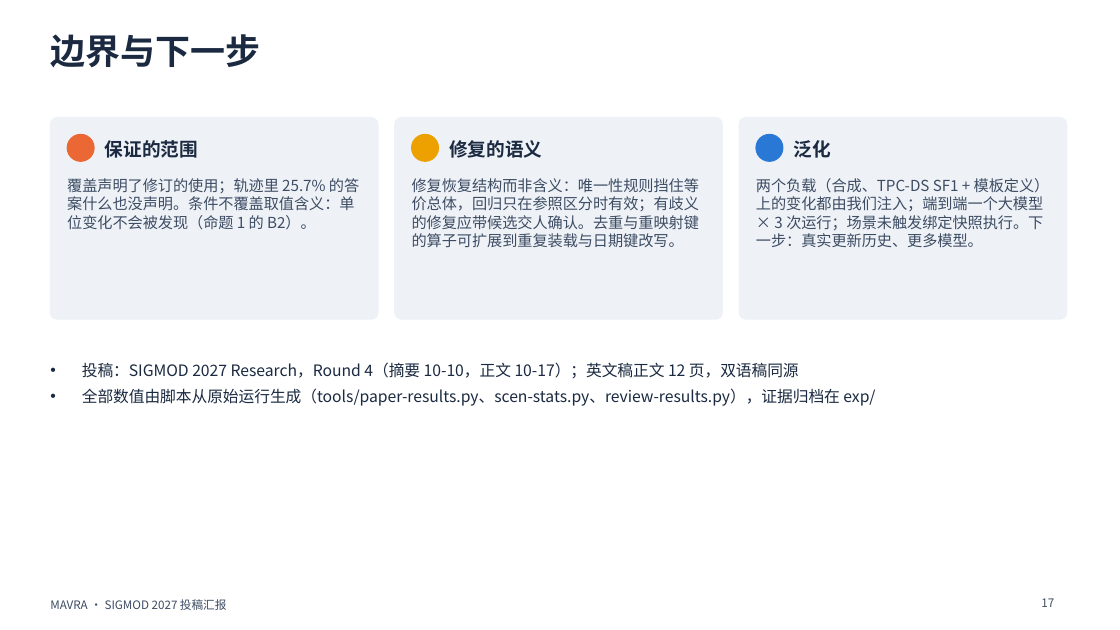
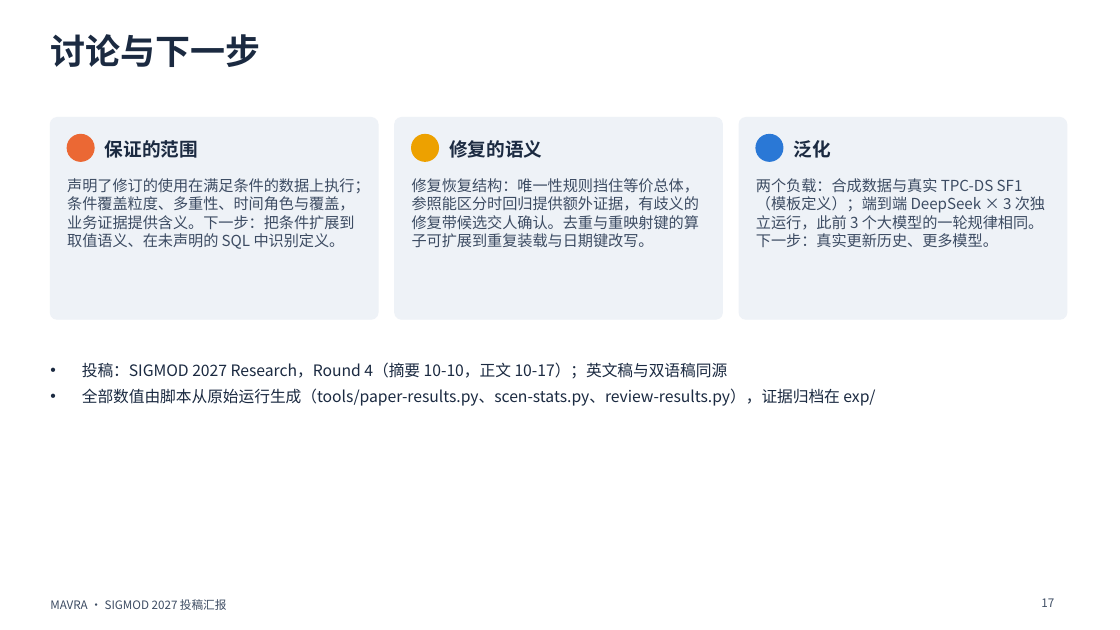
Before and after one commit to mmmttt000045/agent4db-adapter, a slide deck: slide 17 of docs/mavra-report-2026-10-03.pptx. Drawn at 1120x630 pixels with LibreOffice and Linux fonts; fonts in the diff are those of the drawing. Boxes give left, top, right and bottom in pixels: in the first picture for what was removed or moved away, otherwise in the second. Text is boxed around its words. In the diff, an @@ line names an element or a change of style, - is before the commit and + after.

```diff
--- a/docs/mavra-report-2026-10-03.pptx
+++ b/docs/mavra-report-2026-10-03.pptx
@@ title at [50,34,260,67]: text changed @@
-边界与下一步
+讨论与下一步
@@ text at [67,178,370,249]: text changed @@
-覆盖声明了修订的使用；轨迹里 25.7% 的答案什么也没声明。条件不覆盖取值含义：单位变化不会被发现（命题 1 的 B2）。
+声明了修订的使用在满足条件的数据上执行；条件覆盖粒度、多重性、时间角色与覆盖，业务证据提供含义。下一步：把条件扩展到取值语义、在未声明的 SQL 中识别定义。
@@ text at [412,178,699,247]: text changed @@
-修复恢复结构而非含义：唯一性规则挡住等价总体，回归只在参照区分时有效；有歧义的修复应带候选交人确认。去重与重映射键的算子可扩展到重复装载与日期键改写。
+修复恢复结构：唯一性规则挡住等价总体，参照能区分时回归提供额外证据，有歧义的修复带候选交人确认。去重与重映射键的算子可扩展到重复装载与日期键改写。
@@ text at [756,178,1045,247]: text changed @@
-两个负载（合成、TPC-DS SF1 + 模板定义）上的变化都由我们注入；端到端一个大模型 × 3 次运行；场景未触发绑定快照执行。下一步：真实更新历史、更多模型。
+两个负载：合成数据与真实 TPC-DS SF1（模板定义）；端到端 DeepSeek × 3 次独立运行，此前 3 个大模型的一轮规律相同。下一步：真实更新历史、更多模型。
@@ text at [82,362,728,379]: text changed @@
-• 投稿：SIGMOD 2027 Research，Round 4（摘要 10-10，正文 10-17）；英文稿正文 12 页，双语稿同源
+• 投稿：SIGMOD 2027 Research，Round 4（摘要 10-10，正文 10-17）；英文稿与双语稿同源
```
Also in this commit, not shown: 2 other slides changed, 1 other file.
